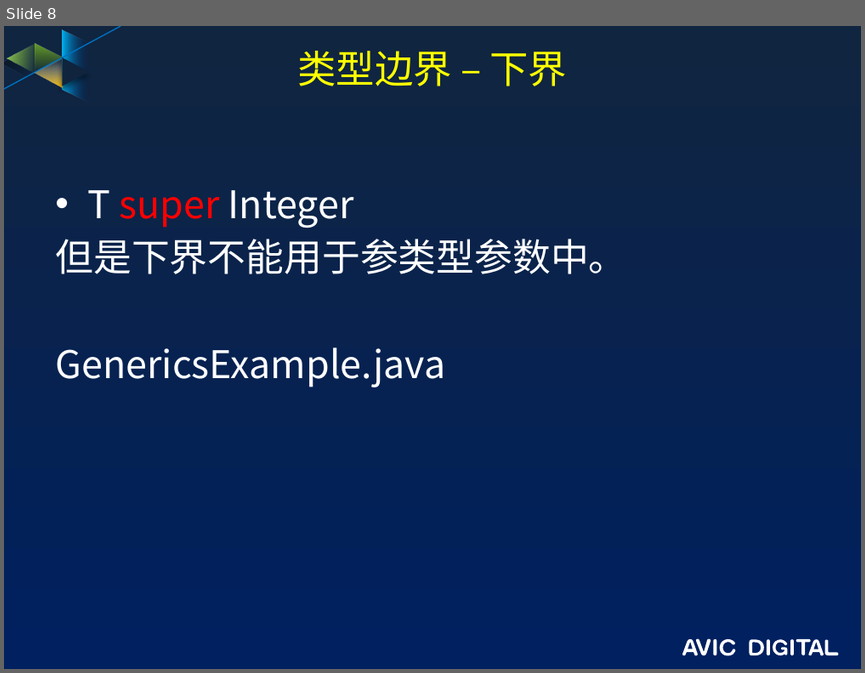
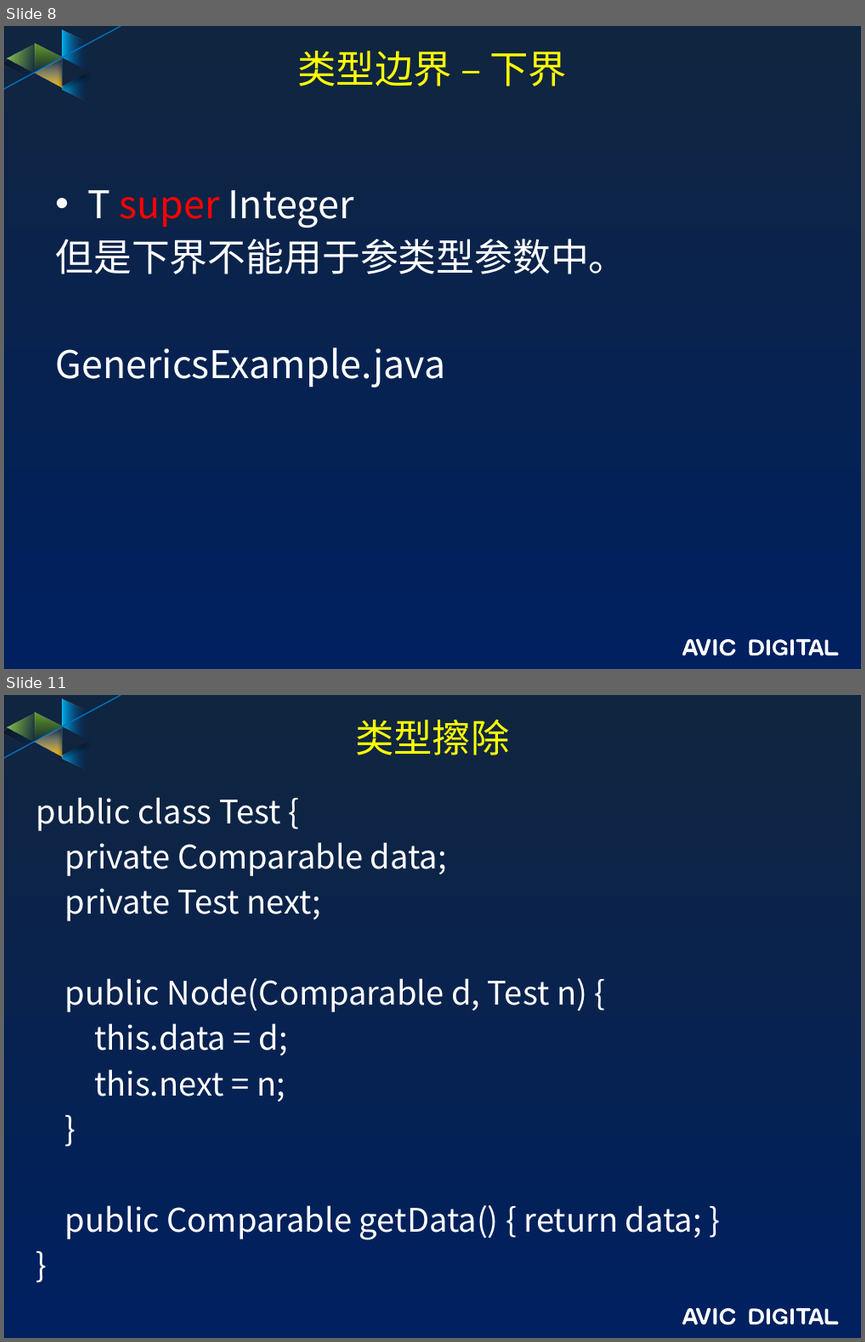
Before and after one commit to guofengzh/java-way, a slide deck: java/docs/06-java-泛型.pptx. Shown one above the other, each under a label of ours: slide 8 before the commit, slides 8 and 11 after it; the slides between them are not shown. The pictures are 865x673 and 865x1342 pixels, drawn with LibreOffice and Linux fonts; fonts in the diff are those of the drawing; background and template pictures are left out. Boxes give left, top, right and bottom in pixels: in the first picture for what was removed or moved away, otherwise in the second. Text is boxed around its words. In the diff, an @@ line names an element or a change of style, - is before the commit and + after.

```diff
--- a/java/docs/06-java-泛型.pptx
+++ b/java/docs/06-java-泛型.pptx
@@ slide 11 added at (x1=4, y1=695, x2=861, y2=1338), background gradient #10253F to #002060; not listed: 17 template elements that a slide beside it also shows @@
@@ title added at (x1=355, y1=719, x2=509, y2=755), 32.4 pt, text #FFFF00 @@
+类型擦除
@@ text added at (x1=36, y1=797, x2=702, y2=1240), 27.2 pt, text #FFFFFF @@
+public class Test {
+private Comparable data;
+private Test next;
+public Node(Comparable d, Test n) {
+this.data = d;
+this.next = n;
+}
+public Comparable getData() { return data; }
+}
```
Also in this commit, not shown: 1 slide changed, 3 other slides added, 1 slide removed.
